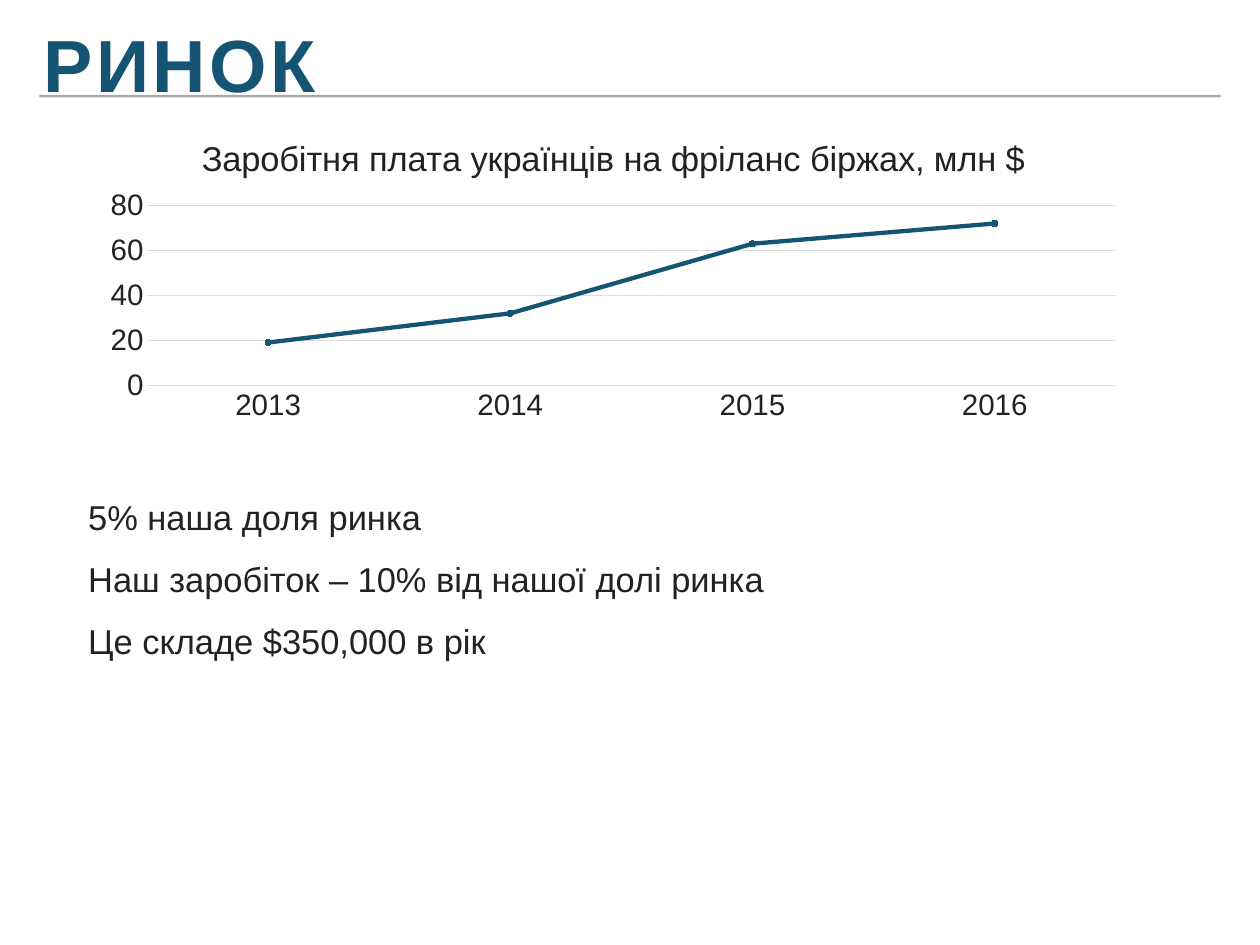
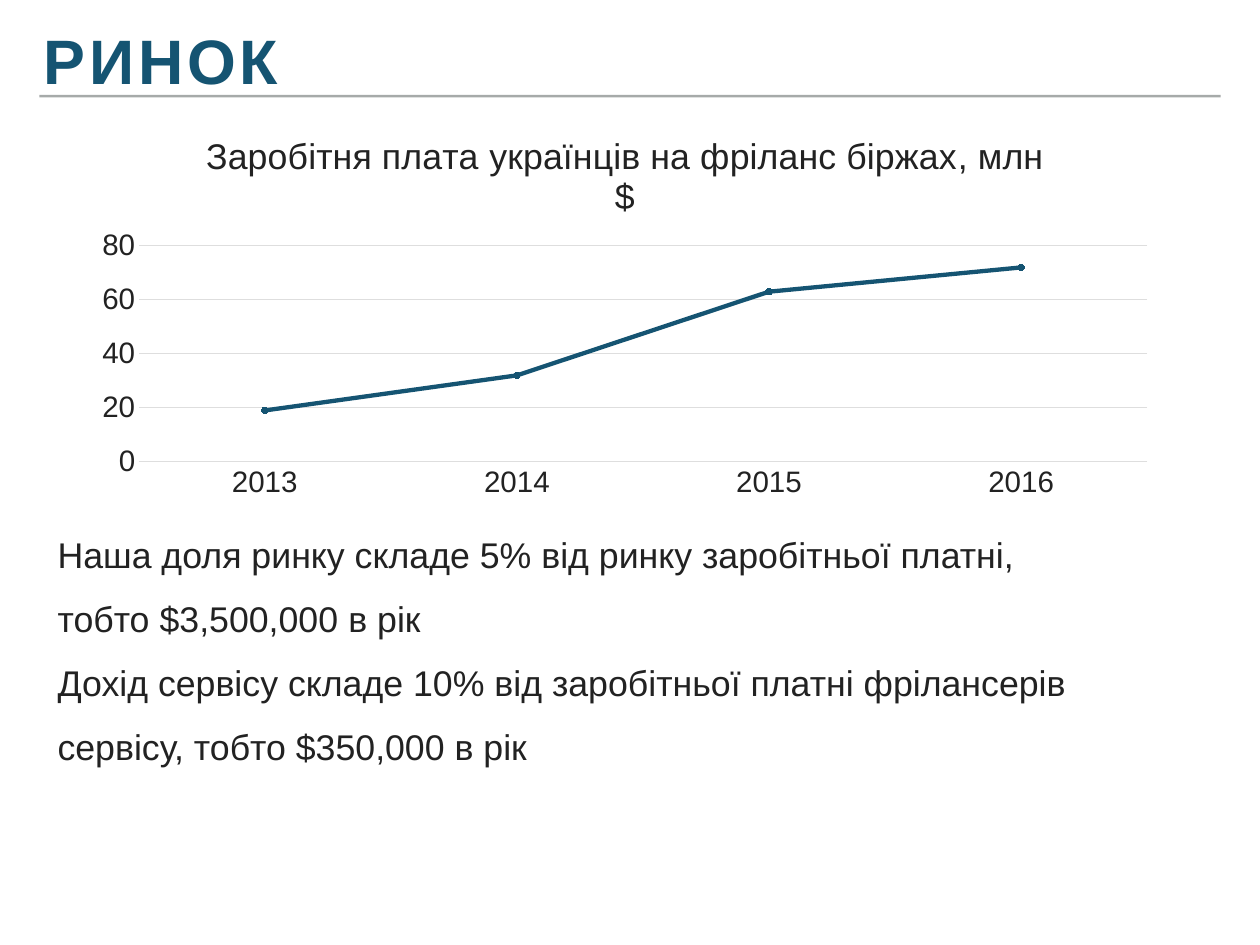
Before and after one commit to Frozen-Team/summercamp, a slide deck: slide 6 of presentation/Presentation_edited.pptx. Drawn at 1260x945 pixels with LibreOffice and Linux fonts; fonts in the diff are those of the drawing. Boxes give left, top, right and bottom in pixels: in the first picture for what was removed or moved away, otherwise in the second. Text is boxed around its words. In the diff, an @@ line names an element or a change of style, - is before the commit and + after.

```diff
--- a/presentation/Presentation_edited.pptx
+++ b/presentation/Presentation_edited.pptx
@@ text "РИНОК" at bbox=[44, 40, 278, 85]: size 60 to 51 pt @@
@@ line chart: place and size @@
-line chart at bbox=[89, 126, 1137, 429]
+line chart at bbox=[81, 121, 1170, 506]
@@ text at bbox=[58, 542, 1066, 768]: text changed; size 28 to 29 pt @@
-5% наша доля ринка
-Наш заробіток – 10% від нашої долі ринка
-Це складе $350,000 в рік
+Наша доля ринку складе 5% від ринку заробітньої платні,
+тобто $3,500,000 в рік
+Дохід сервісу складе 10% від заробітньої платні фрілансерів сервісу, тобто $350,000 в рік
```
Also in this commit, not shown: 8 other slides changed.
